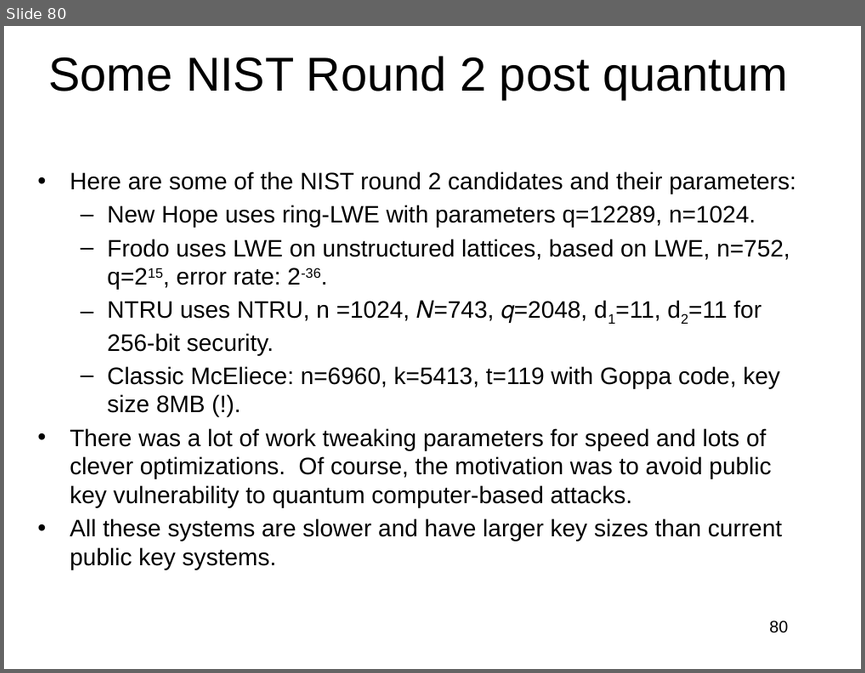
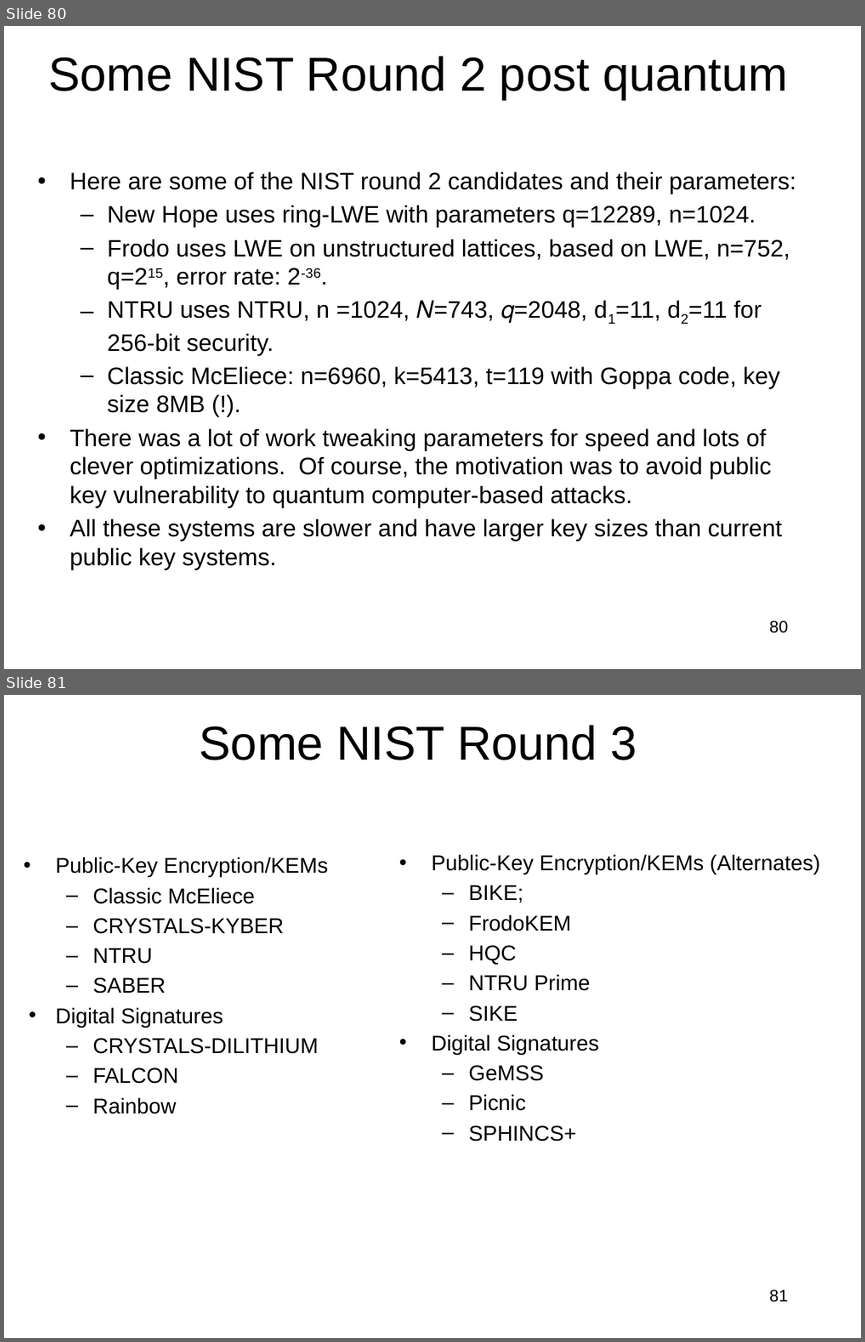
Before and after one commit to jlmucb/class_notes, a slide deck: BerkeleyClass/CS290Spring2013/Lectures/Cryptoclass10.pptx. Shown one above the other, each under a label of ours: slide 80 before the commit, slides 80 and 81 after it. The pictures are 865x673 and 865x1342 pixels, drawn with LibreOffice and Linux fonts; fonts in the diff are those of the drawing. Boxes give left, top, right and bottom in pixels: in the first picture for what was removed or moved away, otherwise in the second. Text is boxed around its words. In the diff, an @@ line names an element or a change of style, - is before the commit and + after.

Commit message:
Nist round 3

```diff
--- a/BerkeleyClass/CS290Spring2013/Lectures/Cryptoclass10.pptx
+++ b/BerkeleyClass/CS290Spring2013/Lectures/Cryptoclass10.pptx
@@ slide 81 added at <box>4,695,861,1338</box>, background #FFFFFF @@
@@ title added at <box>200,725,637,760</box>, 40 pt, text #000000 @@
+Some NIST Round 3
@@ text added at <box>56,857,328,1114</box>, 18 pt, text #000000 @@
+• Public-Key Encryption/KEMs
+  – Classic McEliece
+  – CRYSTALS-KYBER
+  – NTRU
+  – SABER
+• Digital Signatures
+  – CRYSTALS-DILITHIUM
+  – FALCON
+  – Rainbow
@@ text added at <box>432,854,820,1141</box>, 18 pt, text #000000 @@
+• Public-Key Encryption/KEMs (Alternates)
+  – BIKE;
+  – FrodoKEM
+  – HQC
+  – NTRU Prime
+  – SIKE
+• Digital Signatures
+  – GeMSS
+  – Picnic
+  – SPHINCS+
@@ page number added at <box>769,1289,788,1302</box>, 14 pt, text #000000 @@
+81
```
Also in this commit, not shown: 1 slide changed.
